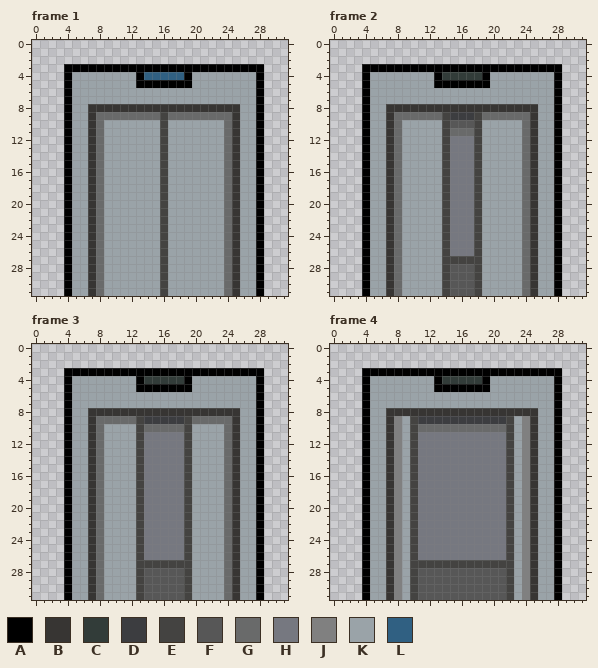
Pixel-art file: sprites/elevator/elevator.aseprite. Above, as it was before the edit.
32x32 pixels, 4 frames. Colours within 5 levels of each other are drawn and written as one. Shown: frame 1, frame 2, frame 3, frame 4.
Palette (. is transparent): A #000000  B #373533  C #323c39  D #3c3d40  E #444341  F #575757  G #696a6a  H #767880  J #808080  K #9aa3a8  L #306082
After the commit:
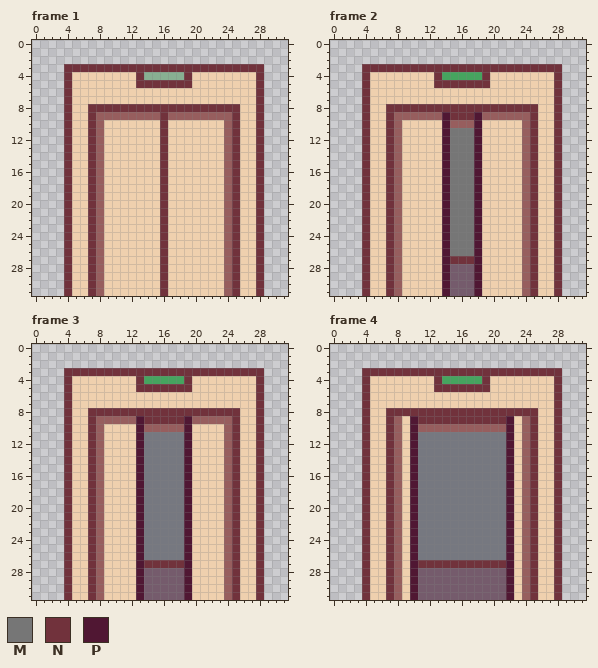
Colours new in this view: M #767676  N #71323c  P #501733
From old to new:
colour C: #323c39 -> #46a45f
colour F: #575757 -> #755b6c
colour G: #696a6a -> #975e5e
colour K: #9aa3a8 -> #efd0ae
colour L: #306082 -> #88af92
Frame 1:
y 3: x 4..28 AAAAAAAAAAAAAAAAAAAAAAAAA -> NNNNNNNNNNNNNNNNNNNNNNNNN
y 4: x 4 A -> N; x 13 A -> N; x 19 A -> N; x 28 A -> N
y 5: x 4 A -> N; x 13..19 AAAAAAA -> NNNNNNN; x 28 A -> N
y 6..7: x 4 A -> N; x 28 A -> N
y 8: x 4 A -> N; x 7..25 BBBBBBBBBBBBBBBBBBB -> NNNNNNNNNNNNNNNNNNN; x 28 A -> N
y 9..31: x 4 A -> N; x 7 B -> N; x 16 E -> N; x 25 B -> N; x 28 A -> N
Frame 2:
y 3: x 4..28 AAAAAAAAAAAAAAAAAAAAAAAAA -> NNNNNNNNNNNNNNNNNNNNNNNNN
y 4: x 4 A -> N; x 13 A -> N; x 19 A -> N; x 28 A -> N
y 5: x 4 A -> N; x 13..19 AAAAAAA -> NNNNNNN; x 28 A -> N
y 6..7: x 4 A -> N; x 28 A -> N
y 8: x 4 A -> N; x 7..25 BBBBBBBBBBBBBBBBBBB -> NNNNNNNNNNNNNNNNNNN; x 28 A -> N
y 9: x 4 A -> N; x 7 B -> N; x 14..18 EDDDE -> PNNNP; x 25 B -> N; x 28 A -> N
y 10: x 4 A -> N; x 7 B -> N; x 14..18 EFFFE -> PGGGP; x 25 B -> N; x 28 A -> N
y 11: x 4 A -> N; x 7 B -> N; x 14..18 EGGGE -> PMMMP; x 25 B -> N; x 28 A -> N
y 12..26: x 4 A -> N; x 7 B -> N; x 14..18 EHHHE -> PMMMP; x 25 B -> N; x 28 A -> N
y 27: x 4 A -> N; x 7 B -> N; x 14..18 EEEEE -> PNNNP; x 25 B -> N; x 28 A -> N
y 28..31: x 4 A -> N; x 7 B -> N; x 14 E -> P; x 18 E -> P; x 25 B -> N; x 28 A -> N
Frame 3:
y 3: x 4..28 AAAAAAAAAAAAAAAAAAAAAAAAA -> NNNNNNNNNNNNNNNNNNNNNNNNN
y 4: x 4 A -> N; x 13 A -> N; x 19 A -> N; x 28 A -> N
y 5: x 4 A -> N; x 13..19 AAAAAAA -> NNNNNNN; x 28 A -> N
y 6..7: x 4 A -> N; x 28 A -> N
y 8: x 4 A -> N; x 7..25 BBBBBBBBBBBBBBBBBBB -> NNNNNNNNNNNNNNNNNNN; x 28 A -> N
y 9: x 4 A -> N; x 7 B -> N; x 13..19 EDDDDDE -> PNNNNNP; x 25 B -> N; x 28 A -> N
y 10..26: x 4 A -> N; x 7 B -> N; x 13 E -> P; x 19 E -> P; x 25 B -> N; x 28 A -> N
y 27: x 4 A -> N; x 7 B -> N; x 13..19 EEEEEEE -> PNNNNNP; x 25 B -> N; x 28 A -> N
y 28..31: x 4 A -> N; x 7 B -> N; x 13 E -> P; x 19 E -> P; x 25 B -> N; x 28 A -> N
Frame 4:
y 3: x 4..28 AAAAAAAAAAAAAAAAAAAAAAAAA -> NNNNNNNNNNNNNNNNNNNNNNNNN
y 4: x 4 A -> N; x 13 A -> N; x 19 A -> N; x 28 A -> N
y 5: x 4 A -> N; x 13..19 AAAAAAA -> NNNNNNN; x 28 A -> N
y 6..7: x 4 A -> N; x 28 A -> N
y 8: x 4 A -> N; x 7..25 BBBBBBBBBBBBBBBBBBB -> NNNNNNNNNNNNNNNNNNN; x 28 A -> N
y 9: x 4 A -> N; x 7..8 BJ -> NG; x 10..22 EDDDDDDDDDDDE -> PNNNNNNNNNNNP; x 24..25 JB -> GN; x 28 A -> N
y 10..26: x 4 A -> N; x 7..8 BJ -> NG; x 10 E -> P; x 22 E -> P; x 24..25 JB -> GN; x 28 A -> N
y 27: x 4 A -> N; x 7..8 BJ -> NG; x 10..22 EEEEEEEEEEEEE -> PNNNNNNNNNNNP; x 24..25 JB -> GN; x 28 A -> N
y 28..31: x 4 A -> N; x 7..8 BJ -> NG; x 10 E -> P; x 22 E -> P; x 24..25 JB -> GN; x 28 A -> N
Pixel boxes of the changes (left, top, right, bottom) in both pictures:
changed: (64, 64, 264, 296)
changed: (362, 64, 562, 296)
changed: (64, 368, 264, 600)
changed: (362, 368, 562, 600)
